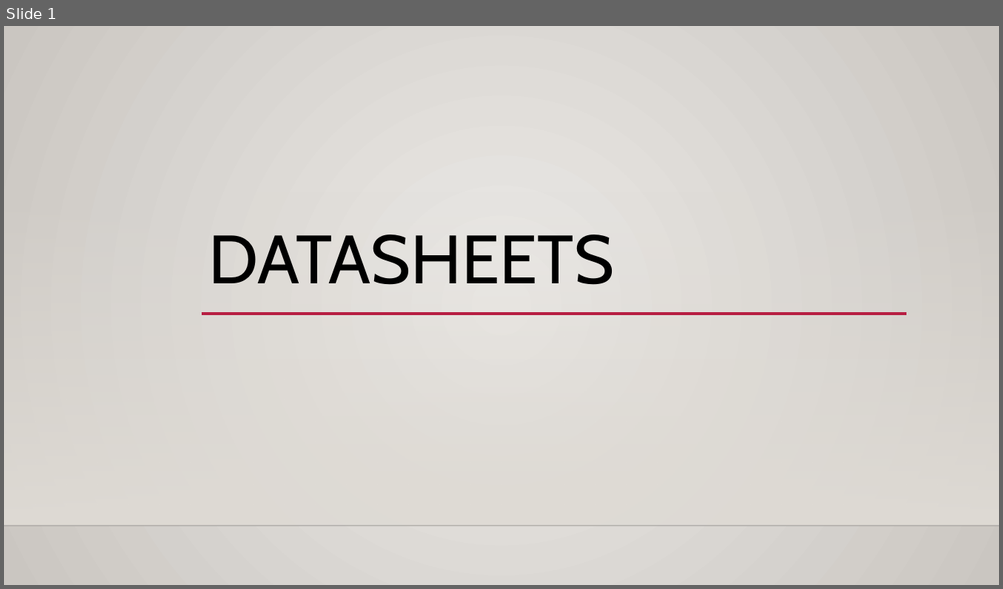
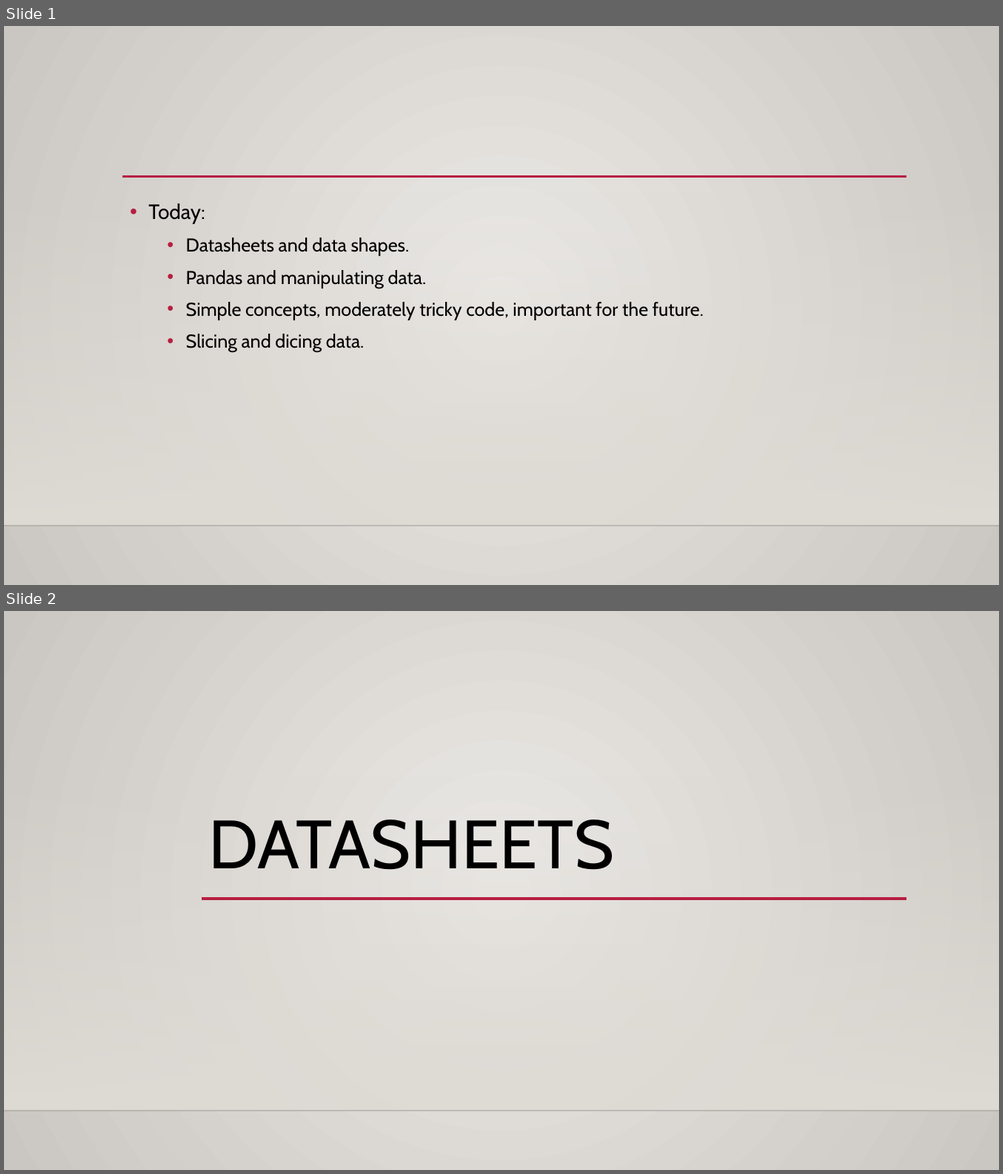
Before and after one commit to AkeemSemper/ML_for_Non_DS_Students, a slide deck: course_resources/slides/Used/005_Pandas_Datasheet.pptx. Shown one above the other, each under a label of ours: slide 1 before the commit, slides 1 and 2 after it. The pictures are 1003x589 and 1003x1174 pixels, drawn with LibreOffice and Linux fonts; fonts in the diff are those of the drawing; background and template pictures are left out. Boxes give left, top, right and bottom in pixels: in the first picture for what was removed or moved away, otherwise in the second. Text is boxed around its words. In the diff, an @@ line names an element or a change of style, - is before the commit and + after.

```diff
--- a/course_resources/slides/Used/005_Pandas_Datasheet.pptx
+++ b/course_resources/slides/Used/005_Pandas_Datasheet.pptx
@@ slide 1 added at [4, 26, 999, 585], background gradient #ECEAE7 to #CAC7C1; not listed: 2 template elements that a slide beside it also shows @@
@@ line added from (122, 177) to (907, 177), #B71E42 2.5 pt @@
@@ text added at [148, 204, 703, 352], 18 pt, text #000000 @@
+• Today:
+  • Datasheets and data shapes.
+  • Pandas and manipulating data.
+  • Simple concepts, moderately tricky code, important for the future.
+  • Slicing and dicing data.
@@ what was slide 1 is now slide 2 @@
```
Also in this commit, not shown: 1 other file.
